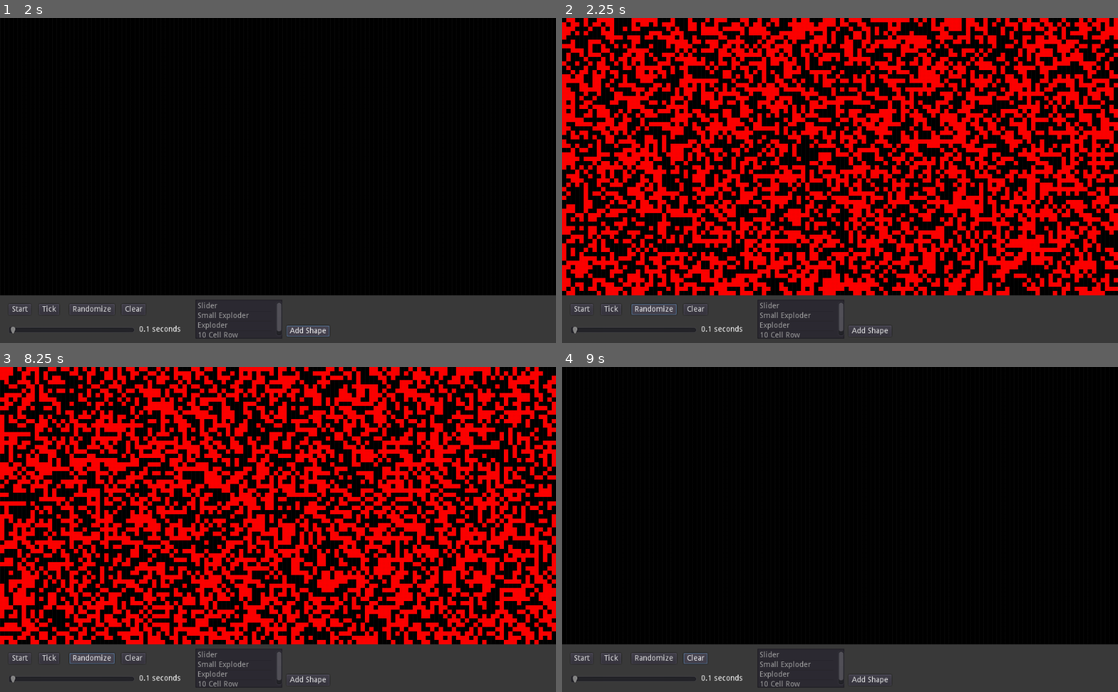
Above: before the commit, frames 1-4 (two rows, left to right).
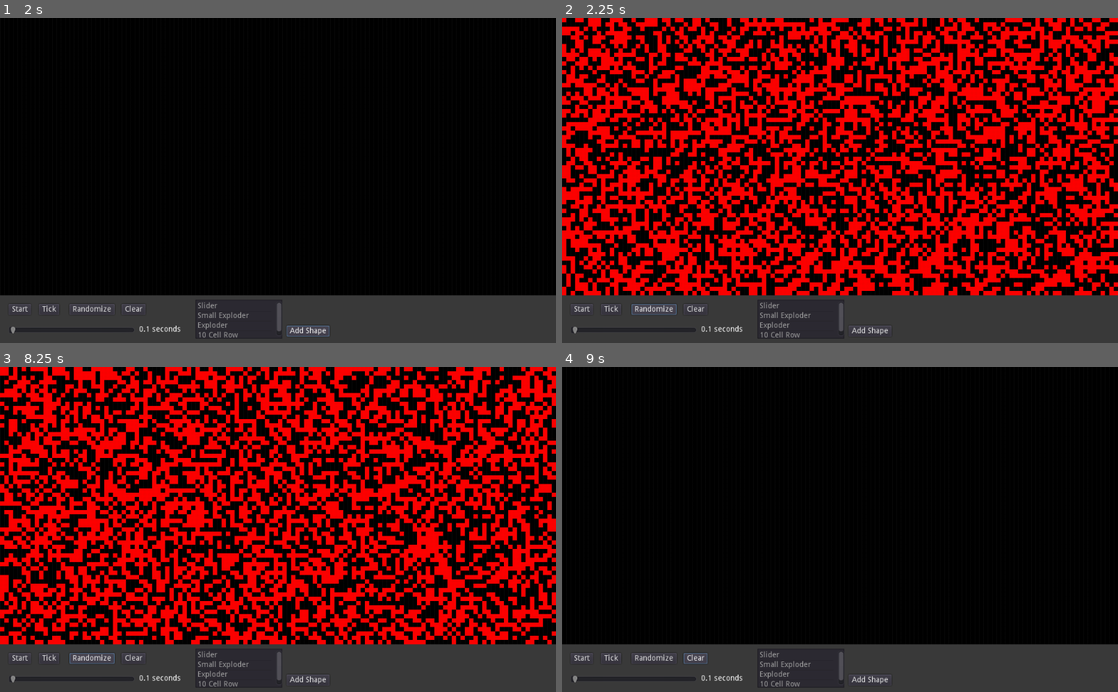
Above: after the commit, the same moments.

Repository: majormunky/GameOfLifeGodot
Game: Godot game, scene res://World.tscn
The game is run twice, just before and just after one commit, with the same random seed, the same clock (stepped at 60 frames per second) and the same inputs.
Inputs:
- Up to frame 1 (2 s): click "Tick" at 0.5 s; click "Add Shape" at 1.25 s
- Up to frame 2 (2.25 s): click "Randomize" at 2 s
- Up to frame 3 (8.25 s): click "Clear" at 2.75 s; click "Start" at 3.5 s; click "Stop" at 4.25 s; click "Start" at 5 s; click "Stop" at 5.75 s; click "Tick" at 6.5 s; click "Add Shape" at 7.25 s; click "Randomize" at 8 s
- Up to frame 4 (9 s): click "Clear" at 8.75 s

Frame 1 is identical in both runs. In frame 2, 47% of the frame differs, in the area x 0-100%, y 0-86%; in frame 3, 47%; in frame 4, nothing differs.

Commit message:
Moved tilemap logic to a tilemap script

Diff:
--- /dev/null
+++ b/TileMap.gd
@@ -0,0 +1,134 @@
+extends TileMap
+
+const WIDTH = 128
+const HEIGHT = 64
+var grid: Array
+
+func tick() -> void:
+	grid = update_grid()
+	update_tilemap()
+
+func generate_grid() -> Array:
+	var result = []
+	for y in range(HEIGHT):
+		var row = []
+		for x in range(WIDTH):
+			row.append(0)
+		result.append(row)
+	return result
+
+func generate_random_grid():
+	var rng = RandomNumberGenerator.new()
+	rng.randomize()
+	var result = []
+	for y in range(HEIGHT):
+		var row = []
+		for x in range(WIDTH):
+			var my_random_number = int(rng.randf_range(0, 2))
+			row.append(my_random_number)
+		result.append(row)
+	return result
+
+func update_tilemap() -> void:
+	for y in range(HEIGHT):
+		for x in range(WIDTH):
+			var cell = grid[y][x]
+			set_cell(x, y, cell)
+
+func count_neighbors(neighbors) -> int:
+	var result = 0
+	for i in neighbors:
+		if i == 1:
+			result += 1
+	return result
+
+func update_grid() -> Array:
+	var copied_grid = grid.duplicate(true)
+	for y in range(HEIGHT):
+		for x in range(WIDTH):
+			var cell_status = copied_grid[y][x]
+			var neighbors = get_neighbors(x, y)
+			var neighbor_count = count_neighbors(neighbors)
+			if cell_status == 0:
+				if neighbor_count == 3:
+					copied_grid[y][x] = 1
+			elif cell_status == 1:
+				if neighbor_count <= 1:
+					copied_grid[y][x] = 0
+				elif neighbor_count >= 4:
+					copied_grid[y][x] = 0
+	return copied_grid
+
+func get_neighbors(x, y):
+	var result = []
+	result.append(get_cell(x-1, y-1))
+	result.append(get_cell(x, y-1))
+	result.append(get_cell(x+1, y-1))
+	result.append(get_cell(x-1, y))
+	result.append(get_cell(x+1, y))
+	result.append(get_cell(x-1, y+1))
+	result.append(get_cell(x, y+1))
+	result.append(get_cell(x+1, y+1))
+	return result
+
+func setup_random_grid() -> void:
+	grid = generate_random_grid()
+	update_tilemap()
+
+func setup_blank_grid() -> void:
+	grid = generate_grid()
+	update_tilemap()
+
+func add_10_cell_row() -> void:
+	var x = int(WIDTH / 2)
+	var y = int(HEIGHT / 2)
+	grid[y][x-5] = 1
+	grid[y][x-4] = 1
+	grid[y][x-3] = 1
+	grid[y][x-2] = 1
+	grid[y][x-1] = 1
+	grid[y][x] = 1
+	grid[y][x+1] = 1
+	grid[y][x+2] = 1
+	grid[y][x+3] = 1
+	grid[y][x+4] = 1
+
+func add_slider() -> void:
+	var x = int(WIDTH / 2)
+	var y = int(HEIGHT / 2)
+	grid[y][x] = 1
+	grid[y][x+1] = 1
+	grid[y][x+2] = 1
+	grid[y-1][x+2] = 1
+	grid[y-2][x+1] = 1
+
+func add_small_exploder() -> void:
+	var x = int(WIDTH / 2)
+	var y = int(HEIGHT / 2)
+	grid[y][x] = 1
+	grid[y][x+1] = 1
+	grid[y][x+2] = 1
+	grid[y-1][x+1] = 1
+	grid[y+1][x] = 1
+	grid[y+1][x+2] = 1
+	grid[y+2][x+1] = 1
+
+func add_exploder() -> void:
+	var x = int(WIDTH / 2)
+	var y = int(HEIGHT / 2)
+	grid[y][x] = 1
+	grid[y+1][x] = 1
+	grid[y+2][x] = 1
+	grid[y+3][x] = 1
+	grid[y+4][x] = 1
+	grid[y][x+4] = 1
+	grid[y+1][x+4] = 1
+	grid[y+2][x+4] = 1
+	grid[y+3][x+4] = 1
+	grid[y+4][x+4] = 1
+	grid[y][x+2] = 1
+	grid[y+4][x+2] = 1
+
+func _ready() -> void:
+	grid = generate_grid()
+	update_tilemap()
--- a/World.gd
+++ b/World.gd
@@ -11,8 +11,6 @@
 onready var speed_label = $Control/ColorRect/SpeedLabel
 onready var item_list = $Control/ColorRect/ItemList
 
-var rng: RandomNumberGenerator
-var grid = null
 var state = STOPPED
 var shapes = [
 	"Slider",
@@ -21,150 +19,28 @@
 	"10 Cell Row",
 ]
 
-const ALIVE = 1
-const DEAD = 0
-const WIDTH = 128
-const HEIGHT = 64
-
-func generate_random_grid():
-	rng = RandomNumberGenerator.new()
-	rng.randomize()
-	var result = []
-	for y in range(HEIGHT):
-		var row = []
-		for x in range(WIDTH):
-			var my_random_number = int(rng.randf_range(0, 2))
-			row.append(my_random_number)
-		result.append(row)
-	return result
-
-func generate_grid() -> Array:
-	var result = []
-	for y in range(HEIGHT):
-		var row = []
-		for x in range(WIDTH):
-			row.append(0)
-		result.append(row)
-	return result
-
-func update_tilemap() -> void:
-	for y in range(HEIGHT):
-		for x in range(WIDTH):
-			var cell = grid[y][x]
-			tilemap.set_cell(x, y, cell)
-
 func _ready() -> void:
-	grid = generate_grid()
-	update_tilemap()
 	for shape in shapes:
 		item_list.add_item(shape)
 
-func _process(delta: float) -> void:
-	if Input.is_action_just_pressed("tick"):
+func _unhandled_input(event):
+	if Input.is_action_just_released("tick"):
 		tick()
 
-func get_neighbors(x, y):
-	var result = []
-	result.append(tilemap.get_cell(x-1, y-1))
-	result.append(tilemap.get_cell(x, y-1))
-	result.append(tilemap.get_cell(x+1, y-1))
-	result.append(tilemap.get_cell(x-1, y))
-	result.append(tilemap.get_cell(x+1, y))
-	result.append(tilemap.get_cell(x-1, y+1))
-	result.append(tilemap.get_cell(x, y+1))
-	result.append(tilemap.get_cell(x+1, y+1))
-	return result
-
-func count_neighbors(neighbors) -> int:
-	var result = 0
-	for i in neighbors:
-		if i == 1:
-			result += 1
-	return result
-
-func update_grid() -> Array:
-	var copied_grid = grid.duplicate(true)
-	for y in range(HEIGHT):
-		for x in range(WIDTH):
-			var cell_status = copied_grid[y][x]
-			var neighbors = get_neighbors(x, y)
-			var neighbor_count = count_neighbors(neighbors)
-			# prints("x:", x, "y:", y, "status:", cell_status, "nc:", neighbor_count)
-			if cell_status == 0:
-				if neighbor_count == 3:
-					copied_grid[y][x] = 1
-			elif cell_status == 1:
-				if neighbor_count <= 1:
-					copied_grid[y][x] = 0
-				elif neighbor_count >= 4:
-					copied_grid[y][x] = 0
-	return copied_grid
-
 func tick() -> void:
-	grid = update_grid()
-	update_tilemap()
+	tilemap.tick()
 
 func add_shape(name: String) -> void:
 	match name:
 		"Slider":
-			add_slider()
+			tilemap.add_slider()
 		"Small Exploder":
-			add_small_exploder()
+			tilemap.add_small_exploder()
 		"Exploder":
-			add_exploder()
+			tilemap.add_exploder()
 		"10 Cell Row":
-			add_10_cell_row()
-	update_tilemap()
-
-func add_10_cell_row() -> void:
-	var x = int(WIDTH / 2)
-	var y = int(HEIGHT / 2)
-	grid[y][x-5] = 1
-	grid[y][x-4] = 1
-	grid[y][x-3] = 1
-	grid[y][x-2] = 1
-	grid[y][x-1] = 1
-	grid[y][x] = 1
-	grid[y][x+1] = 1
-	grid[y][x+2] = 1
-	grid[y][x+3] = 1
-	grid[y][x+4] = 1
-
-func add_slider() -> void:
-	var x = int(WIDTH / 2)
-	var y = int(HEIGHT / 2)
-	grid[y][x] = 1
-	grid[y][x+1] = 1
-	grid[y][x+2] = 1
-	grid[y-1][x+2] = 1
-	grid[y-2][x+1] = 1
-
-func add_small_exploder() -> void:
-	var x = int(WIDTH / 2)
-	var y = int(HEIGHT / 2)
-	grid[y][x] = 1
-	grid[y][x+1] = 1
-	grid[y][x+2] = 1
-	grid[y-1][x+1] = 1
-	grid[y+1][x] = 1
-	grid[y+1][x+2] = 1
-	grid[y+2][x+1] = 1
-
-func add_exploder() -> void:
-	var x = int(WIDTH / 2)
-	var y = int(HEIGHT / 2)
-	grid[y][x] = 1
-	grid[y+1][x] = 1
-	grid[y+2][x] = 1
-	grid[y+3][x] = 1
-	grid[y+4][x] = 1
-	grid[y][x+4] = 1
-	grid[y+1][x+4] = 1
-	grid[y+2][x+4] = 1
-	grid[y+3][x+4] = 1
-	grid[y+4][x+4] = 1
-	grid[y][x+2] = 1
-	grid[y+4][x+2] = 1
+			tilemap.add_10_cell_row()
+	tilemap.update_tilemap()
 
 func _on_Timer_timeout() -> void:
 	if state == PLAYING:
@@ -192,9 +68,7 @@
 		add_shape(selected_shape)
 
 func _on_RandomButton_button_up() -> void:
-	grid = generate_random_grid()
-	update_tilemap()
+	tilemap.setup_random_grid()
 
 func _on_ClearButton_button_up() -> void:
-	grid = generate_grid()
-	update_tilemap()
+	tilemap.setup_blank_grid()
--- a/World.tscn
+++ b/World.tscn
@@ -1,8 +1,9 @@
-[gd_scene load_steps=5 format=2]
+[gd_scene load_steps=6 format=2]
 
 [ext_resource path="res://64x64_black.png" type="Texture" id=1]
 [ext_resource path="res://64x64_red.jpg" type="Texture" id=2]
 [ext_resource path="res://World.gd" type="Script" id=3]
+[ext_resource path="res://TileMap.gd" type="Script" id=4]
 
 [sub_resource type="TileSet" id=1]
 0/name = "64x64_black.png 0"
@@ -41,6 +42,7 @@
 tile_set = SubResource( 1 )
 cell_size = Vector2( 8, 8 )
 format = 1
+script = ExtResource( 4 )
 
 [node name="Timer" type="Timer" parent="."]
 wait_time = 0.15
--- a/project.godot
+++ b/project.godot
@@ -23,7 +23,7 @@
 
 tick={
 "deadzone": 0.5,
-"events": [ Object(InputEventKey,"resource_local_to_scene":false,"resource_name":"","device":0,"alt":false,"shift":false,"control":false,"meta":false,"command":false,"pressed":false,"scancode":32,"unicode":0,"echo":false,"script":null)
+"events": [ Object(InputEventKey,"resource_local_to_scene":false,"resource_name":"","device":0,"alt":false,"shift":false,"control":false,"meta":false,"command":false,"pressed":false,"scancode":84,"unicode":0,"echo":false,"script":null)
  ]
 }
 
